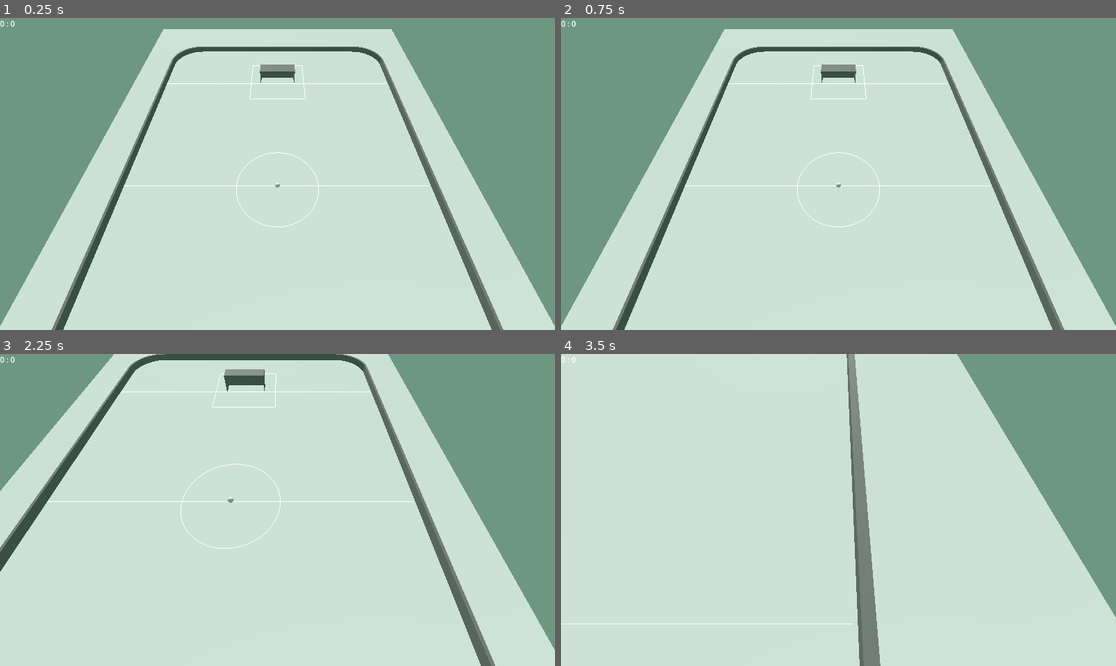
Above: before the commit, frames 1-4 (two rows, left to right).
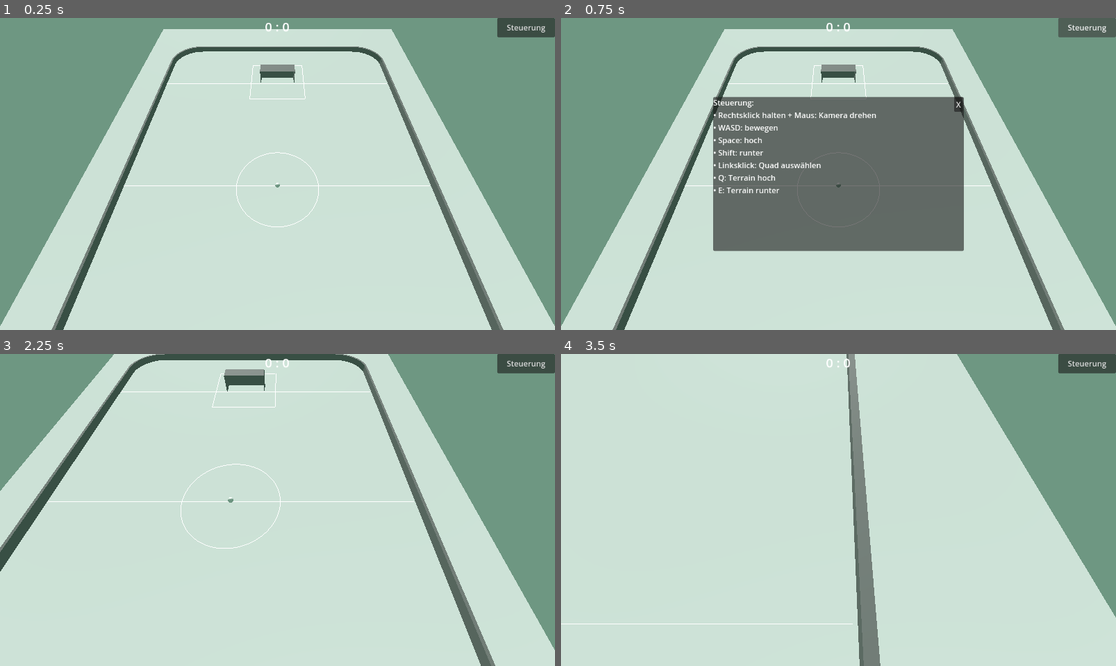
Above: after the commit, the same moments.

Repository: AlyssaSmt/Godot-kicker
Game: Godot game, scene res://main/main.tscn
Two runs of this game, one before a commit and one after it. Both use one fixed random seed, a clock stepped at 60 frames per second and the inputs below.
Inputs (mouse positions are in pixels of both pictures, inside the frame that each line leads up to):
- Up to frame 1 (0.25 s): no input
- Up to frame 2 (0.75 s): click (1088, 27) at 0.5 s, where only the run after the commit has a clickable "Steuerung"
- Up to frame 3 (2.25 s): click (399, 441) at 1.25 s, where only the run after the commit has a clickable "X"; tap Enter at 2 s; move the mouse to (399, 494) at 2.02 s; hold D (move_right) from 2.03 s (still down); hold Shift (shift) from 2.03 s (still down); click (399, 494) at 2.17 s
- Up to frame 4 (3.5 s): tap Space (jump) at 2.27, 3.02 s; move the mouse to (727, 525) at 2.77 s; release D (move_right) at 2.78 s; release Shift (shift) at 2.78 s; hold S (move_backward) from 2.78 s (still down); tap Shift (shift) at 2.85 s

The runs differ from the first frame. In frame 1, 0.7% of the frame differs, in the area x 0-100%, y 0-7%; in frame 2, 23%, in the area x 0-100%, y 0-75%; in frame 3, 0.7%; in frame 4, 0.7%.

Commit message:
Refactor goal detection messages to English and update terrain editor warnings to improve clarity; add HelpUI for user guidance

Diff:
--- a/Goal/GoalDetector.gd
+++ b/Goal/GoalDetector.gd
@@ -9,5 +9,5 @@
 
 func _on_body_entered(body):
 	if body.is_in_group("ball"):
-		print("TOR für ", team_name)
+		print("Goal for ", team_name)
 		emit_signal("goal_scored", team_name)
--- a/Procedural Generation/terrain_editor.gd
+++ b/Procedural Generation/terrain_editor.gd
@@ -50,14 +50,14 @@
 
 	# Forbidden Zone check
 	if terrain.is_position_forbidden(pos):
-		print("Verbotene Zone – kein Terrain-Edit erlaubt")
+		print("Forgbidden ZOne - no selection allowed")
 		return
 
 	var col: Node = hit["collider"]
 
 	# nur Terrain anvisieren
 	if col != terrain.mesh_instance and col.get_parent() != terrain.mesh_instance:
-		print("Kein Terrain getroffen")
+		print("Did not hit terrain")
 		return
 
 	var face: int = hit["face_index"]
--- a/ScoreManager/ScoreManager.gd
+++ b/ScoreManager/ScoreManager.gd
@@ -13,7 +13,7 @@
 		"Team B":
 			score_team_b += 1
 		_:
-			push_warning("Unbekanntes Team: %s" % team)
+			push_warning("Unknown Team: %s" % team)
 			return
 
 	emit_signal("score_changed", score_team_a, score_team_b)
--- /dev/null
+++ b/main/HelpUI.gd
@@ -0,0 +1,22 @@
+extends CanvasLayer
+
+@onready var help_button: Button = $HelpButton
+@onready var help_panel: Panel = $HelpPanel
+@onready var close_button: Button = $HelpPanel/CloseButton
+
+func _ready() -> void:
+	help_panel.visible = false
+	help_button.pressed.connect(_toggle_help)
+	close_button.pressed.connect(_hide_help)
+
+func _toggle_help() -> void:
+	help_panel.visible = not help_panel.visible
+
+func _hide_help() -> void:
+	help_panel.visible = false
+
+func _unhandled_input(event: InputEvent) -> void:
+	# ESC schließt Hilfe
+	if event.is_action_pressed("ui_cancel") and help_panel.visible:
+		help_panel.visible = false
+		get_viewport().set_input_as_handled()
--- a/main/main.tscn
+++ b/main/main.tscn
@@ -11,6 +11,7 @@
 [ext_resource type="PackedScene" uid="uid://hhgmst8lx8ua" path="res://FieldLines/RinkWalls.tscn" id="9_bsumw"]
 [ext_resource type="Script" uid="uid://q5aau2vkm2be" path="res://main/ScoreLabel.gd" id="10_bsumw"]
 [ext_resource type="Script" uid="uid://cgk3x2gs044ha" path="res://Camera/EditorCamera.gd" id="10_piupu"]
+[ext_resource type="Script" uid="uid://b0u5nbb15qyqn" path="res://main/HelpUI.gd" id="12_fwcvl"]
 
 [sub_resource type="FastNoiseLite" id="FastNoiseLite_ig7tw"]
 
@@ -68,6 +69,8 @@
 anchor_bottom = 0.035
 offset_bottom = 0.3199997
 grow_horizontal = 2
+theme_override_font_sizes/font_size = 26
+horizontal_alignment = 1
 script = ExtResource("10_bsumw")
 
 [node name="EditorCameraRoot" type="Node3D" parent="."]
@@ -82,3 +85,50 @@
 
 [node name="WorldEnvironment" type="WorldEnvironment" parent="."]
 environment = SubResource("Environment_ig7tw")
+
+[node name="HelpUI" type="CanvasLayer" parent="."]
+script = ExtResource("12_fwcvl")
+
+[node name="HelpButton" type="Button" parent="HelpUI"]
+anchors_preset = 1
+anchor_left = 1.0
+anchor_right = 1.0
+offset_left = -120.0
+offset_bottom = 40.0
+grow_horizontal = 0
+focus_mode = 0
+text = "Steuerung"
+
+[node name="HelpPanel" type="Panel" parent="HelpUI"]
+anchors_preset = 8
+anchor_left = 0.5
+anchor_top = 0.5
+anchor_right = 0.5
+anchor_bottom = 0.5
+offset_left = -260.0
+offset_top = -160.0
+offset_right = 260.0
+offset_bottom = 160.0
+grow_horizontal = 2
+grow_vertical = 2
+
+[node name="HelpLabel" type="Label" parent="HelpUI/HelpPanel"]
+layout_mode = 0
+offset_right = 40.0
+offset_bottom = 23.0
+text = "Steuerung:
+• Rechtsklick halten + Maus: Kamera drehen
+• WASD: bewegen
+• Space: hoch
+• Shift: runter
+• Linksklick: Quad auswählen
+• Q: Terrain hoch
+• E: Terrain runter
+"
+
+[node name="CloseButton" type="Button" parent="HelpUI/HelpPanel"]
+layout_mode = 0
+offset_left = 500.0
+offset_right = 518.0
+offset_bottom = 31.0
+text = "X"
Not shown, added: main/HelpUI.gd.uid
Not shown: 1 places in main/main.tscn that only renumber resources
